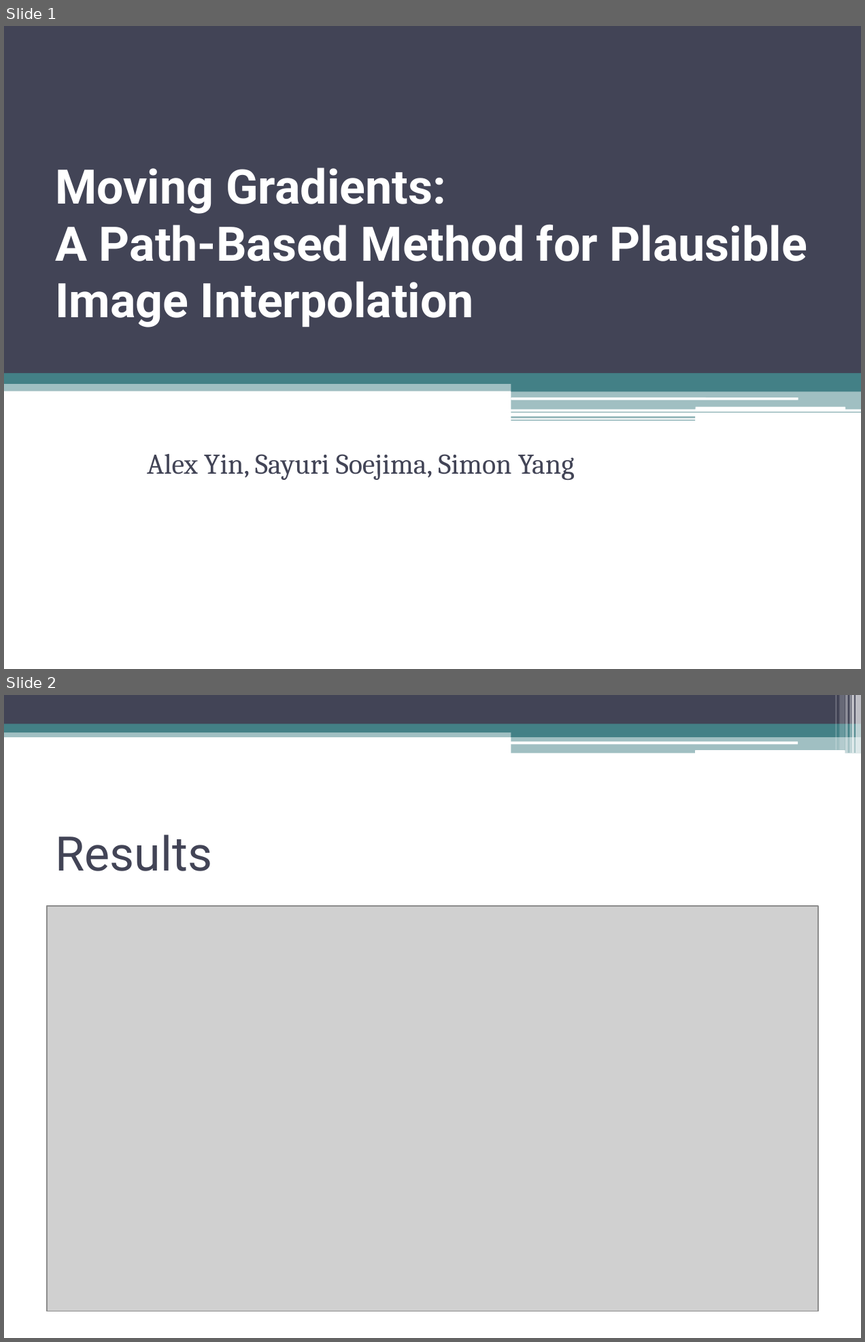
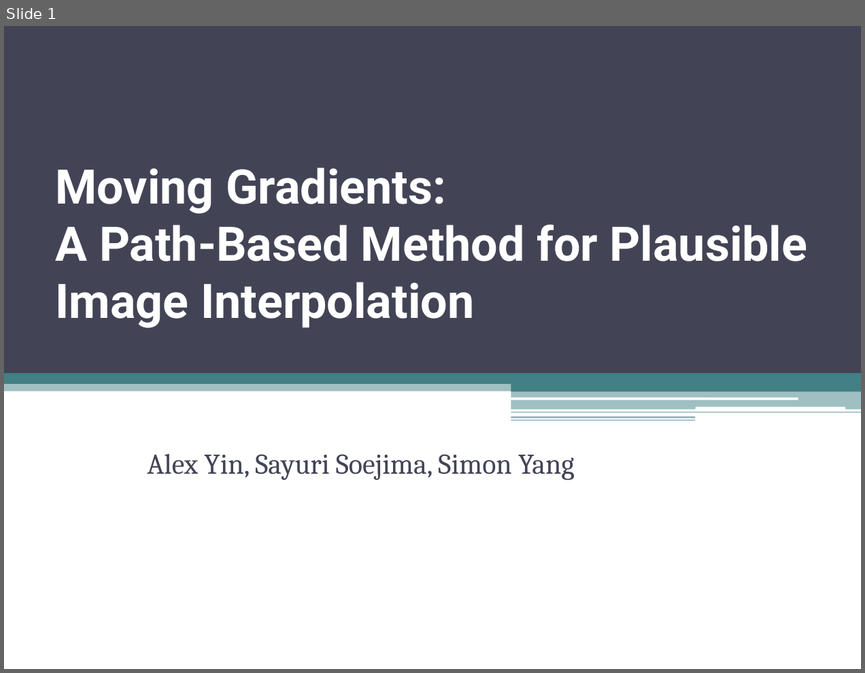
Before and after one commit to tmp0910/hmcinterpolation, a slide deck: FinalPresentation.ppt. Shown one above the other, each under a label of ours: slides 1 and 2 before the commit, slide 1 after it. The pictures are 865x1342 and 865x673 pixels, drawn with LibreOffice and Linux fonts; fonts in the diff are those of the drawing; grey boxes stand for pictures. Boxes give left, top, right and bottom in pixels: in the first picture for what was removed or moved away, otherwise in the second. Text is boxed around its words. In the diff, an @@ line names an element or a change of style, - is before the commit and + after.

```diff
--- a/FinalPresentation.ppt
+++ b/FinalPresentation.ppt
@@ slide 2 removed at (x1=4, y1=695, x2=861, y2=1338), background #FFFFFF @@
@@ rectangle removed at (x1=4, y1=695, x2=861, y2=724) @@
@@ rectangle removed at (x1=835, y1=695, x2=836, y2=750) @@
@@ rectangle removed at (x1=839, y1=695, x2=844, y2=750) @@
@@ rectangle removed at (x1=845, y1=695, x2=848, y2=753) @@
@@ rectangle removed at (x1=850, y1=695, x2=851, y2=753) @@
@@ rectangle removed at (x1=851, y1=695, x2=854, y2=753) @@
@@ rectangle removed at (x1=855, y1=695, x2=861, y2=753) @@
@@ rectangle removed at (x1=4, y1=729, x2=861, y2=737) @@
@@ rectangle removed at (x1=4, y1=724, x2=861, y2=732) @@
@@ rectangle removed at (x1=511, y1=728, x2=861, y2=737) @@
@@ rounded rectangle removed at (x1=511, y1=741, x2=798, y2=744) @@
@@ rectangle removed at (x1=511, y1=736, x2=861, y2=753) @@
@@ rounded rectangle removed at (x1=695, y1=750, x2=844, y2=753) @@
@@ title removed at (x1=55, y1=834, x2=212, y2=871) @@
-Results
@@ picture removed at (x1=47, y1=906, x2=818, y2=1311) @@
```
Also in this commit, not shown: 1 slide changed, 7 slides added, 2 other slides removed.
